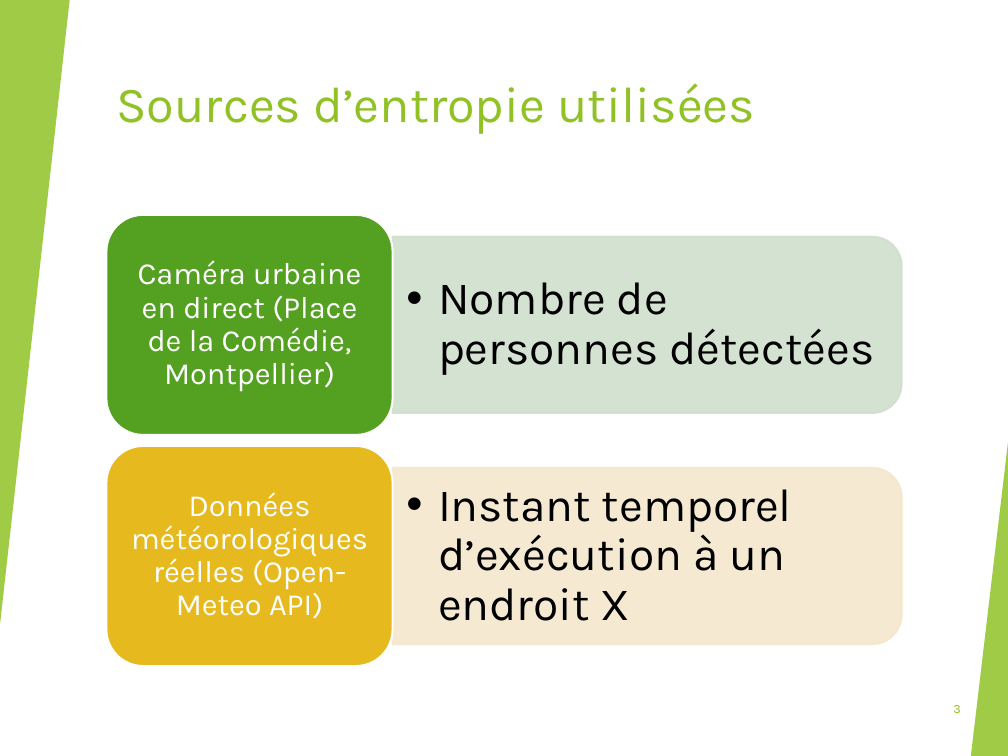
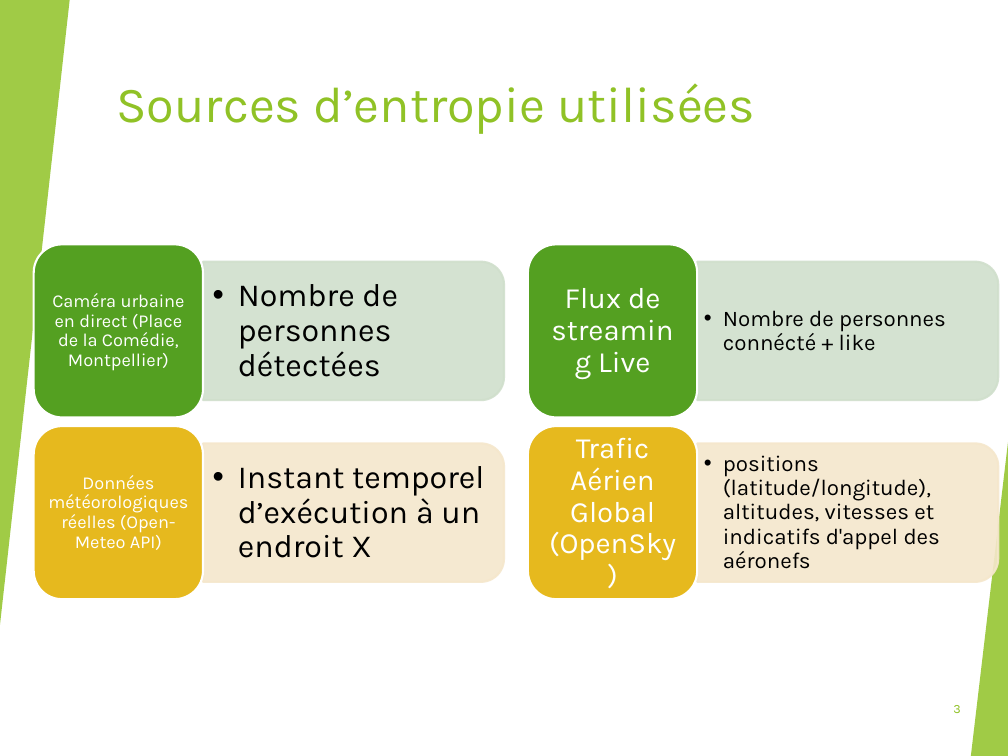
Before and after one commit to thorbeorn/EPSI-M1-Cryptographie-Chiffrement-Entropy-generator, a slide deck: slide 3 of présentation.pptx. Drawn at 1008x756 pixels with LibreOffice and Linux fonts; fonts in the diff are those of the drawing. Boxes give left, top, right and bottom in pixels: in the first picture for what was removed or moved away, otherwise in the second. Text is boxed around its words. In the diff, an @@ line names an element or a change of style, - is before the commit and + after.

```diff
--- a/présentation.pptx
+++ b/présentation.pptx
@@ rounded rectangle: place and size @@
-rounded rectangle at box(107, 215, 393, 434)
+rounded rectangle at box(33, 244, 203, 417)
@@ text "Caméra urbaine en direct (Place ...": place and size @@
-text "Caméra urbaine en direct (Place ..." at box(138, 260, 361, 392)
+text "Caméra urbaine en direct (Place ..." at box(52, 293, 185, 371)
@@ text "Caméra urbaine en direct (Place ..." at box(52, 293, 185, 371): size 22 to 13 pt; less space between paragraphs @@
@@ text "Nombre de personnes détectées": place and size @@
-text "Nombre de personnes détectées" at box(438, 282, 874, 375)
+text "Nombre de personnes détectées" at box(238, 284, 398, 377)
@@ text "Nombre de personnes détectées" at box(238, 284, 398, 377): size 33 to 23 pt; indent changed; less space between paragraphs @@
@@ round same rect added at box(203, 262, 504, 400), fill #D1DFCD at 90% opacity, outline #D1DFCD 1.5 pt @@
@@ round same rect: place and size @@
-round same rect at box(393, 237, 902, 413)
+round same rect at box(697, 262, 998, 400)
@@ rounded rectangle: place and size @@
-rounded rectangle at box(107, 446, 393, 665)
+rounded rectangle at box(33, 426, 203, 600)
@@ text "Données météorologiques réelles (Open-Meteo API)" at box(48, 475, 188, 550): size 22 to 13 pt; less space between paragraphs @@
@@ text "Données météorologiques réelles (Open-Meteo API)": place and size @@
-text "Données météorologiques réelles (Open-Meteo API)" at box(131, 492, 368, 619)
+text "Données météorologiques réelles (Open-Meteo API)" at box(48, 475, 188, 550)
@@ round same rect added at box(203, 444, 504, 582), fill #F5E7CD at 90% opacity, outline #F5E7CD 1.5 pt @@
@@ group added at box(528, 244, 946, 600): 4 texts, 2 rounded rectangles @@
+  • Nombre de personnes connécté + like
+Flux de streaming Live
+  • positions (latitude/longitude), altitudes, vitesses et indicatifs d'appel des aéronefs
+Trafic Aérien Global (OpenSky)
@@ round same rect: place and size @@
-round same rect at box(393, 468, 902, 644)
+round same rect at box(697, 444, 998, 582)
@@ text "Instant temporel d’exécution à un ..." at box(238, 466, 484, 558): size 33 to 23 pt; indent changed; less space between paragraphs @@
@@ text "Instant temporel d’exécution à un ...": place and size @@
-text "Instant temporel d’exécution à un ..." at box(438, 489, 792, 621)
+text "Instant temporel d’exécution à un ..." at box(238, 466, 484, 558)
```
Also in this commit, not shown: 7 other files.
